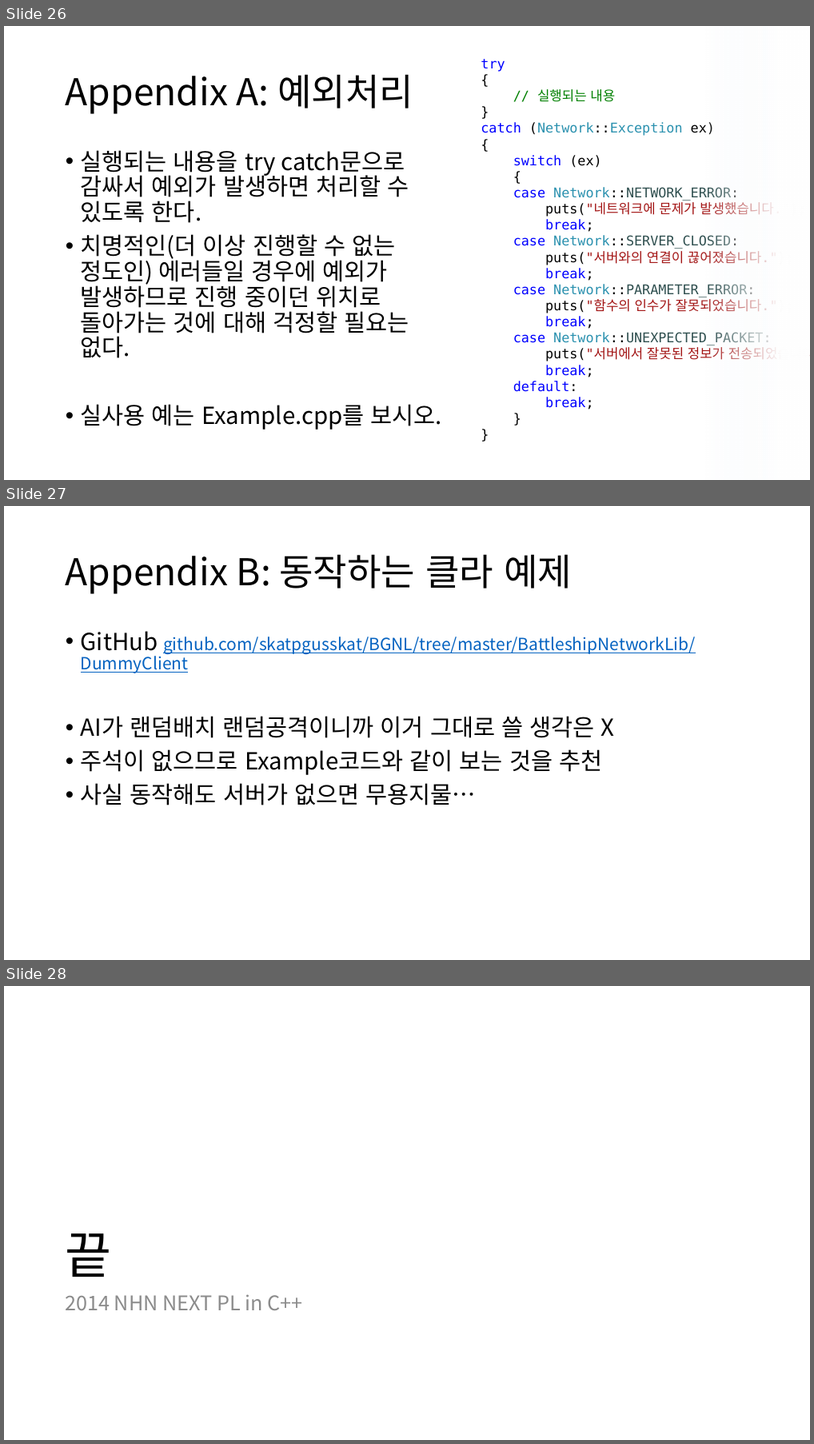
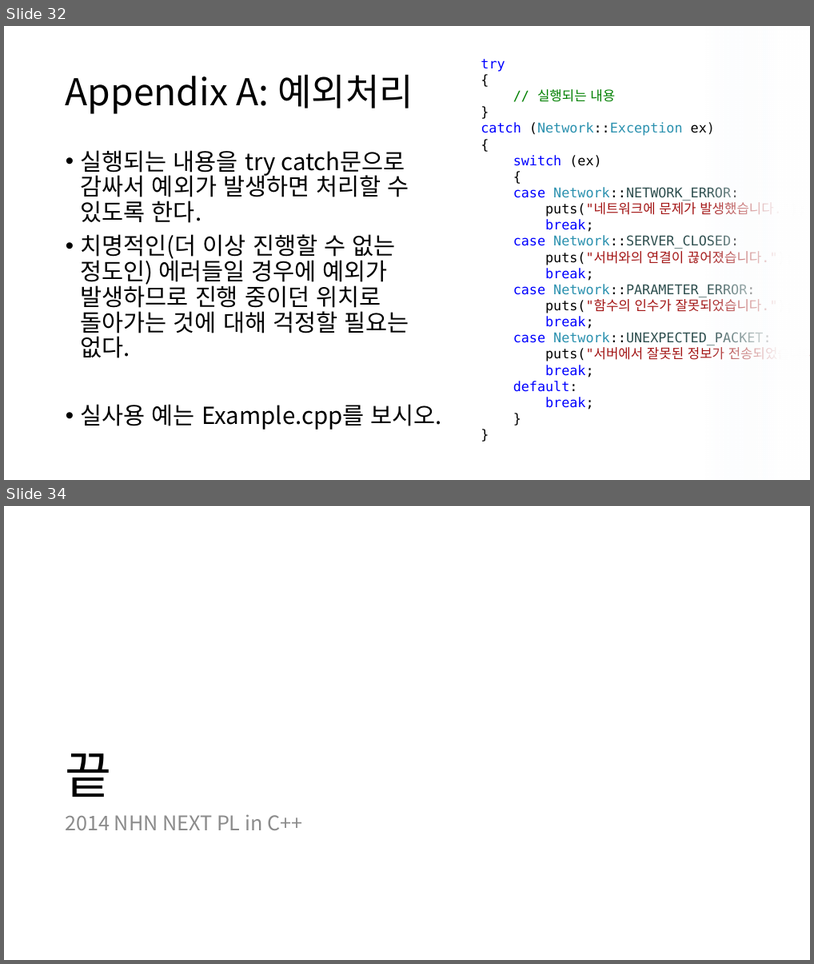
Before and after one commit to namse/BGNL, a slide deck: BGNL사용법설명.pptx. Shown one above the other, each under a label of ours: slides 26, 27 and 28 before the commit, slides 32 and 34 after it; the slides between them are not shown. The pictures are 814x1444 and 814x964 pixels, drawn with LibreOffice and Linux fonts; fonts in the diff are those of the drawing. Boxes give left, top, right and bottom in pixels: in the first picture for what was removed or moved away, otherwise in the second. Text is boxed around its words. In the diff, an @@ line names an element or a change of style, - is before the commit and + after.

```diff
--- a/BGNL사용법설명.pptx
+++ b/BGNL사용법설명.pptx
@@ slide 27 removed at [4, 506, 810, 960], background #FFFFFF @@
@@ title removed at [66, 554, 572, 594] @@
-Appendix B: 동작하는 클라 예제
@@ text removed at [81, 631, 696, 805] @@
-• GitHub github.com/skatpgusskat/BGNL/tree/master/BattleshipNetworkLib/DummyClient
-• AI가 랜덤배치 랜덤공격이니까 이거 그대로 쓸 생각은 X
-• 주석이 없으므로 Example코드와 같이 보는 것을 추천
-• 사실 동작해도 서버가 없으면 무용지물…
@@ what was slide 26 is now slide 32 @@
@@ what was slide 28 is now slide 34 @@
```
Also in this commit, not shown: 6 slides changed, 8 slides added, 1 other slide removed, 5 other files.
